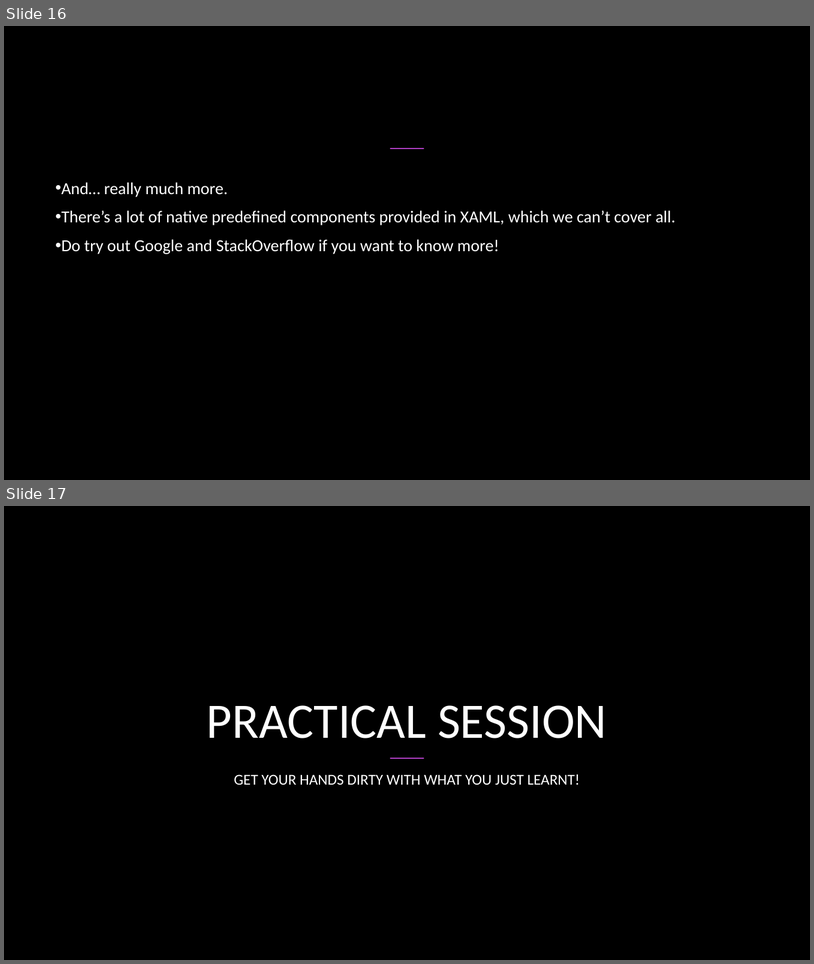
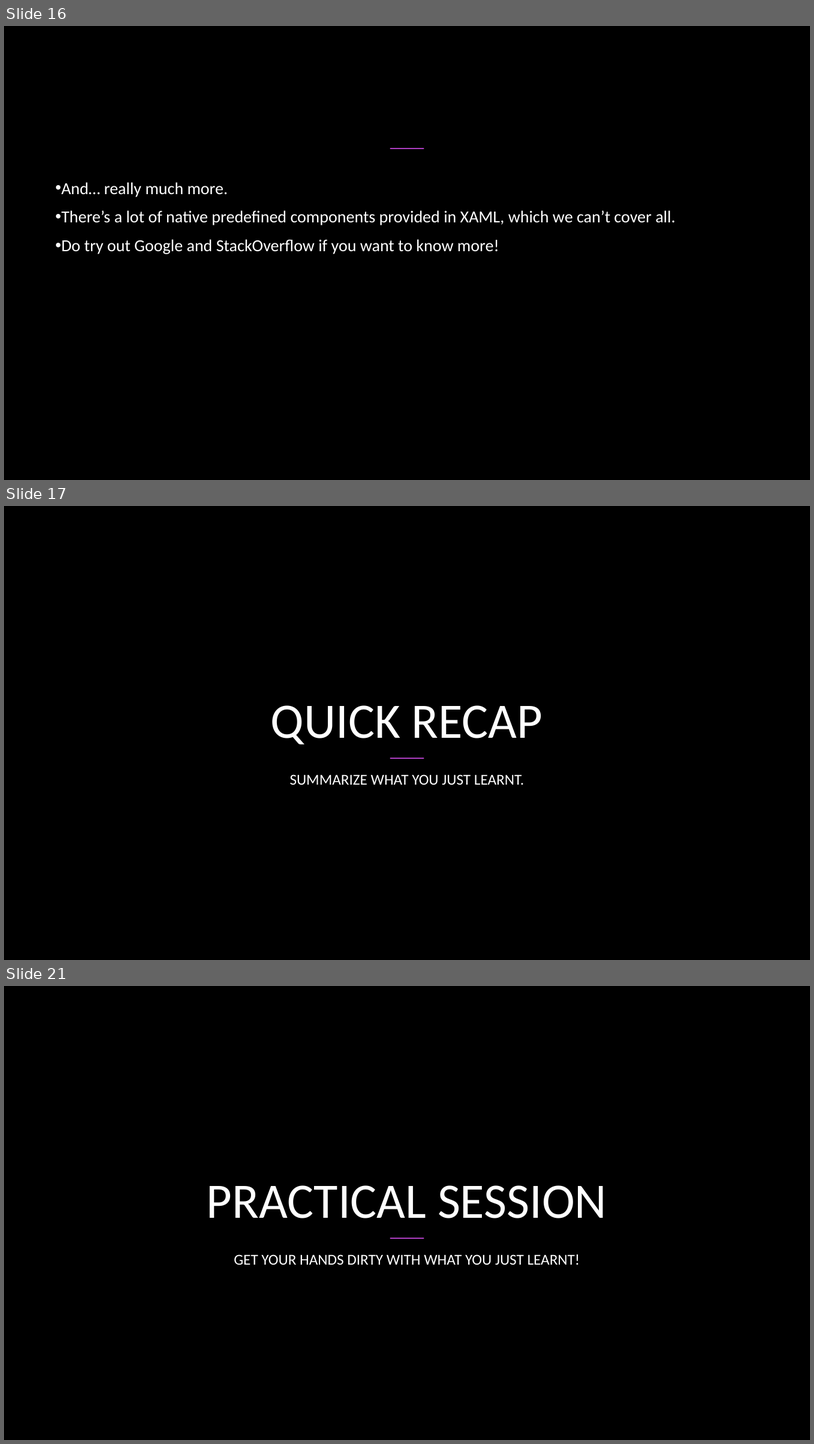
Before and after one commit to NottsCSS/DotNetWorkshop, a slide deck: Week3/Week 3.pptx. Shown one above the other, each under a label of ours: slides 16 and 17 before the commit, slides 16, 17 and 21 after it; the slides between them are not shown. The pictures are 814x964 and 814x1444 pixels, drawn with LibreOffice and Linux fonts; fonts in the diff are those of the drawing; background and template pictures are left out. Boxes give left, top, right and bottom in pixels: in the first picture for what was removed or moved away, otherwise in the second. Text is boxed around its words. In the diff, an @@ line names an element or a change of style, - is before the commit and + after.

Commit message:
Updated Week 3 Slide with Recap

```diff
--- a/Week3/Week 3.pptx
+++ b/Week3/Week 3.pptx
@@ slide 17 added at (4,506,810,960), background picture (left out) @@
@@ title added at (271,705,543,744), 59 pt, text #FFFFFF @@
+QUICK RECAP
@@ text added at (290,774,524,785), 18 pt, text #FFFFFF @@
+SUMMARIZE WHAT YOU JUST LEARNT.
@@ line added from (390, 758) to (424, 758), #AC3EC1 1.5 pt @@
@@ what was slide 17 is now slide 21 @@
```
Also in this commit, not shown: 3 other slides added.
